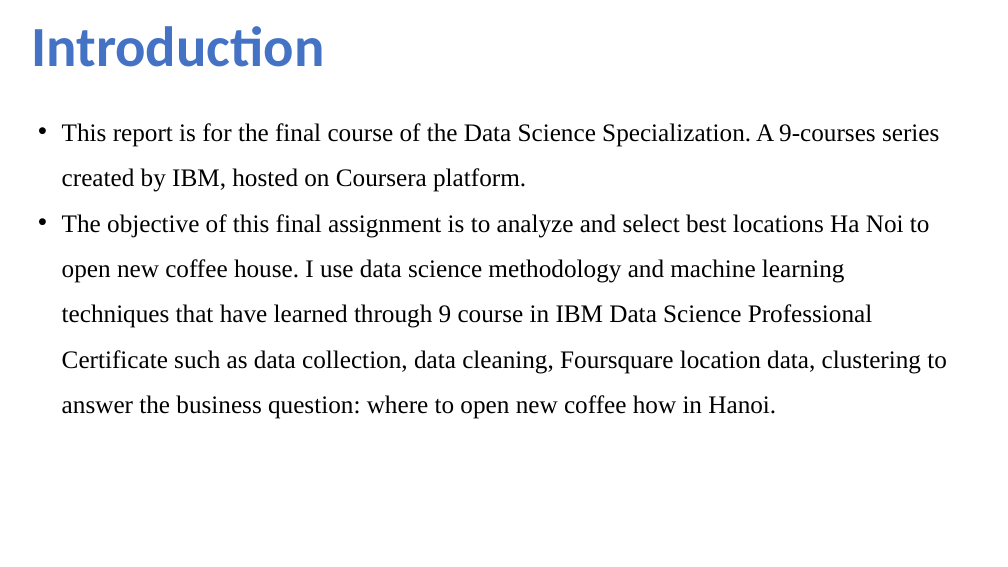
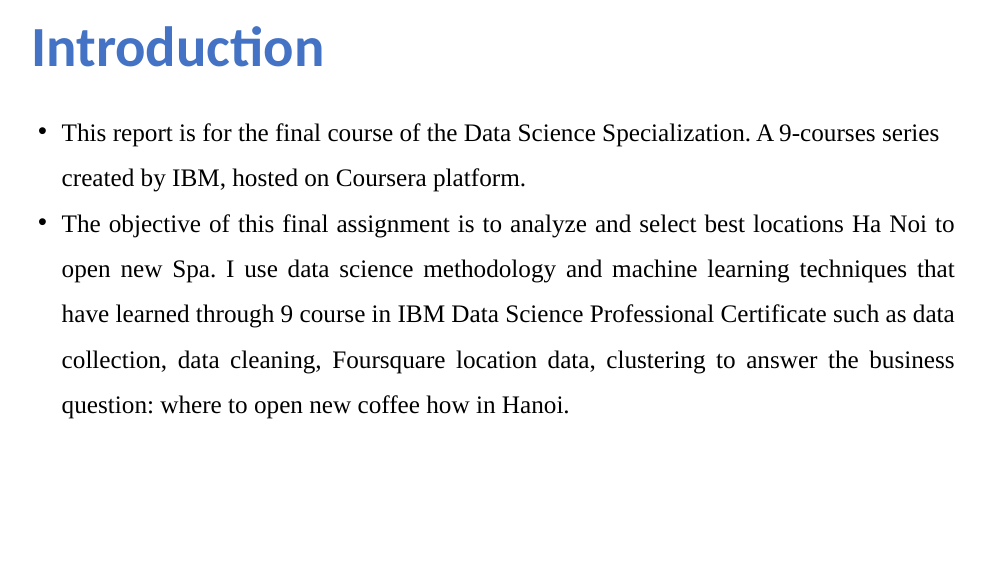
Before and after one commit to nxtacctau/Coursera_Capstone, a slide deck: slide 2 of Coursera Capstone Project Presentation Toannx.pptx. Drawn at 1008x567 pixels with LibreOffice and Linux fonts; fonts in the diff are those of the drawing. Boxes give left, top, right and bottom in pixels: in the first picture for what was removed or moved away, otherwise in the second. Text is boxed around its words. In the diff, an @@ line names an element or a change of style, - is before the commit and + after.

```diff
--- a/Coursera Capstone Project Presentation Toannx.pptx
+++ b/Coursera Capstone Project Presentation Toannx.pptx
@@ text at (62, 214, 955, 419): text changed @@
-• The objective of this final assignment is to analyze and select best locations Ha Noi to open new coffee house. I use data science methodology and machine learning techniques that have learned through 9 course in IBM Data Science Professional Certificate such as data collection, data cleaning, Foursquare location data, clustering to answer the business question: where to open new coffee how in Hanoi.
+• The objective of this final assignment is to analyze and select best locations Ha Noi to open new Spa. I use data science methodology and machine learning techniques that have learned through 9 course in IBM Data Science Professional Certificate such as data collection, data cleaning, Foursquare location data, clustering to answer the business question: where to open new coffee how in Hanoi.
```
Also in this commit, not shown: 6 other slides changed, 4 slides added, 4 other files.
